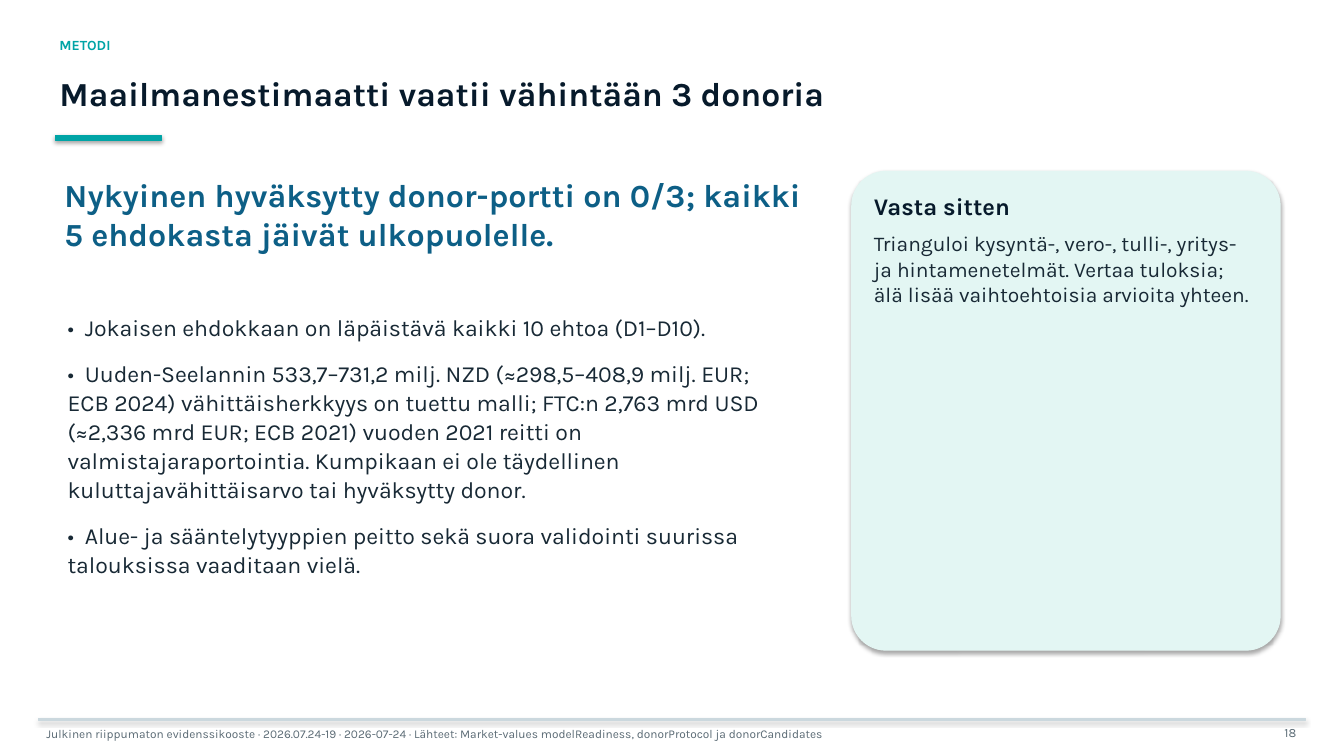
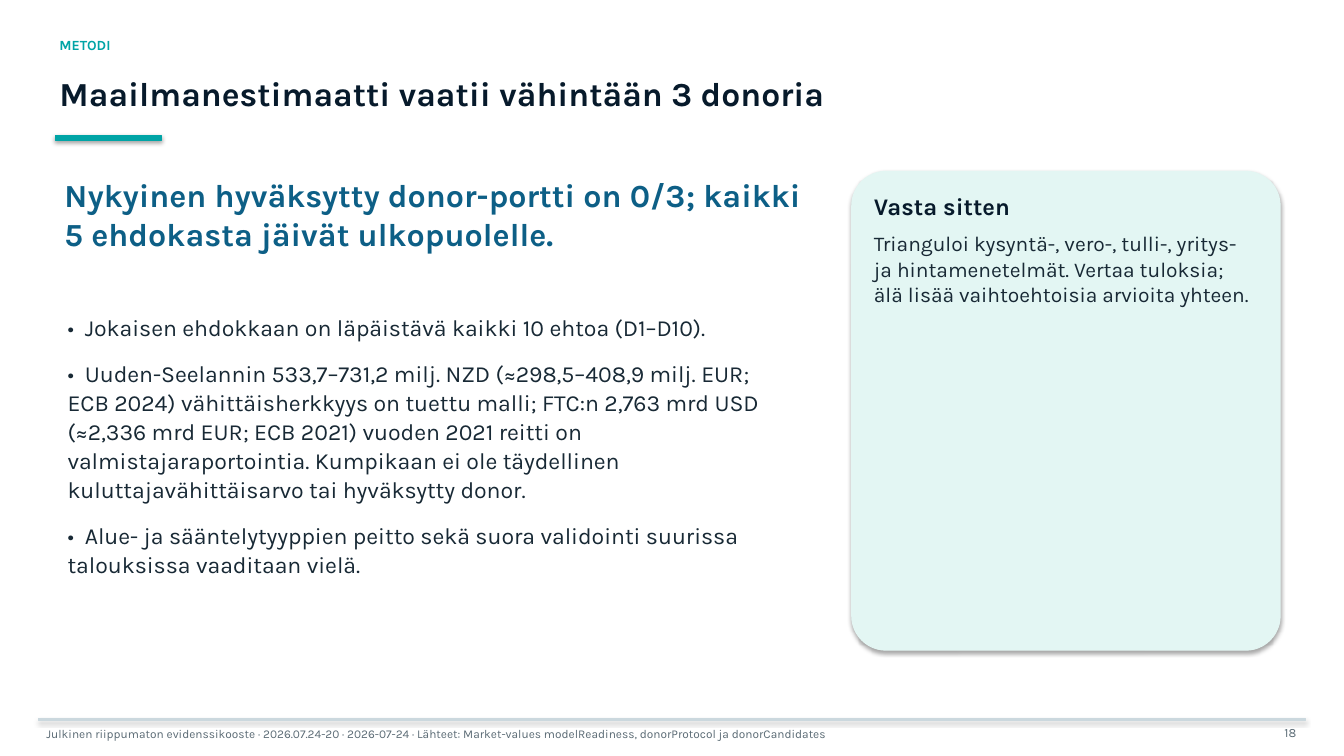
Before and after one commit to jounirautio78-ops/pixan-global-market-evidence-public, a slide deck: slide 18 of site/downloads/pixan-bank-deck-large-fi.pptx. Drawn at 1344x756 pixels with LibreOffice and Linux fonts; fonts in the diff are those of the drawing. Boxes give left, top, right and bottom in pixels: in the first picture for what was removed or moved away, otherwise in the second. Text is boxed around its words. In the diff, an @@ line names an element or a change of style, - is before the commit and + after.

Commit message:
Publish global authority research model v20
Publish the six-layer global authority evidence model, Germany benchmark gate, current request/vendor status, and refreshed bilingual lender artifacts.

```diff
--- a/site/downloads/pixan-bank-deck-large-fi.pptx
+++ b/site/downloads/pixan-bank-deck-large-fi.pptx
@@ text at [46,730,826,741]: text changed @@
-Julkinen riippumaton evidenssikooste · 2026.07.24-19 · 2026-07-24 · Lähteet: Market-values modelReadiness, donorProtocol ja donorCandidates
+Julkinen riippumaton evidenssikooste · 2026.07.24-20 · 2026-07-24 · Lähteet: Market-values modelReadiness, donorProtocol ja donorCandidates
```
Also in this commit, not shown: 29 other slides changed, 46 other files.
